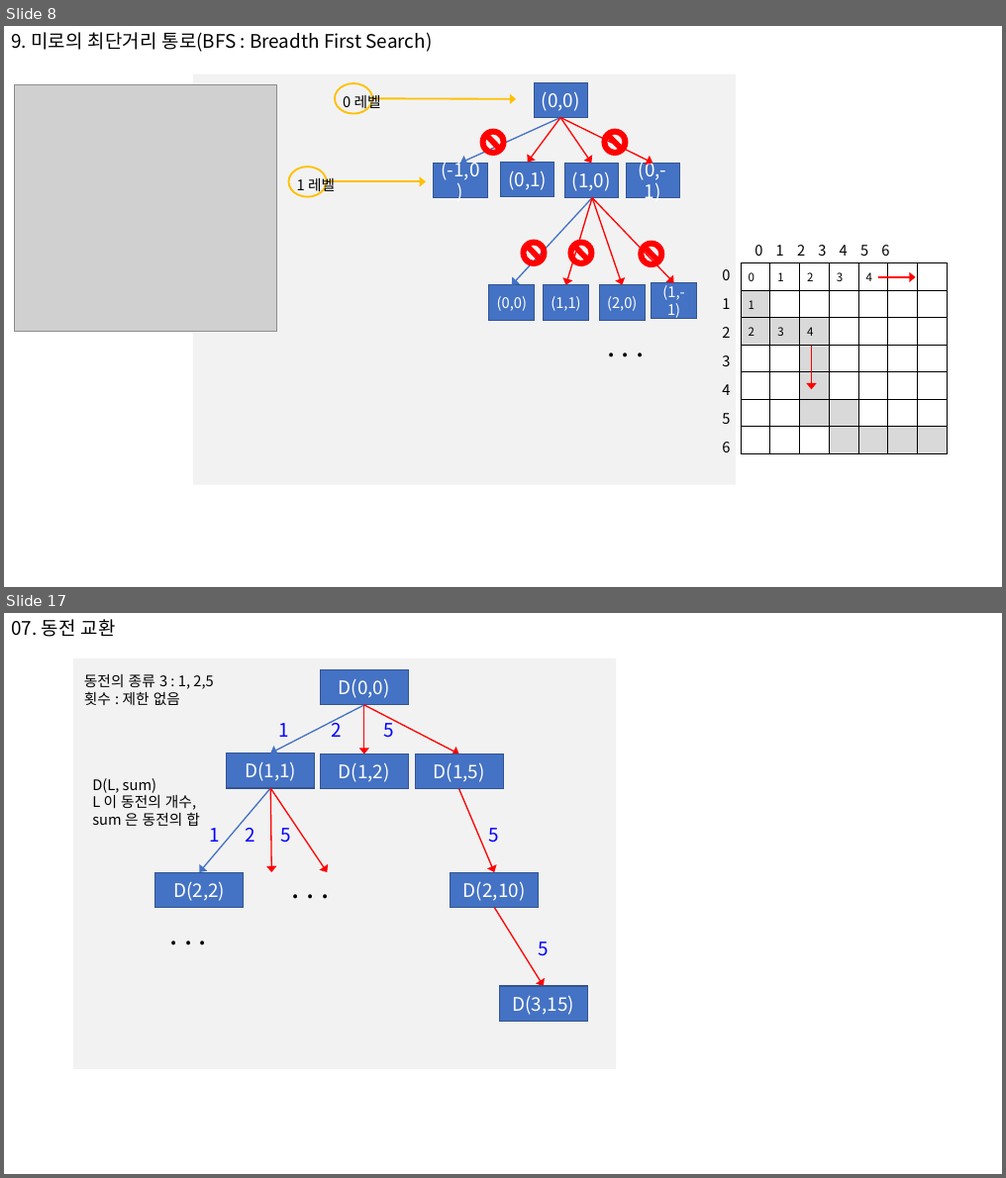
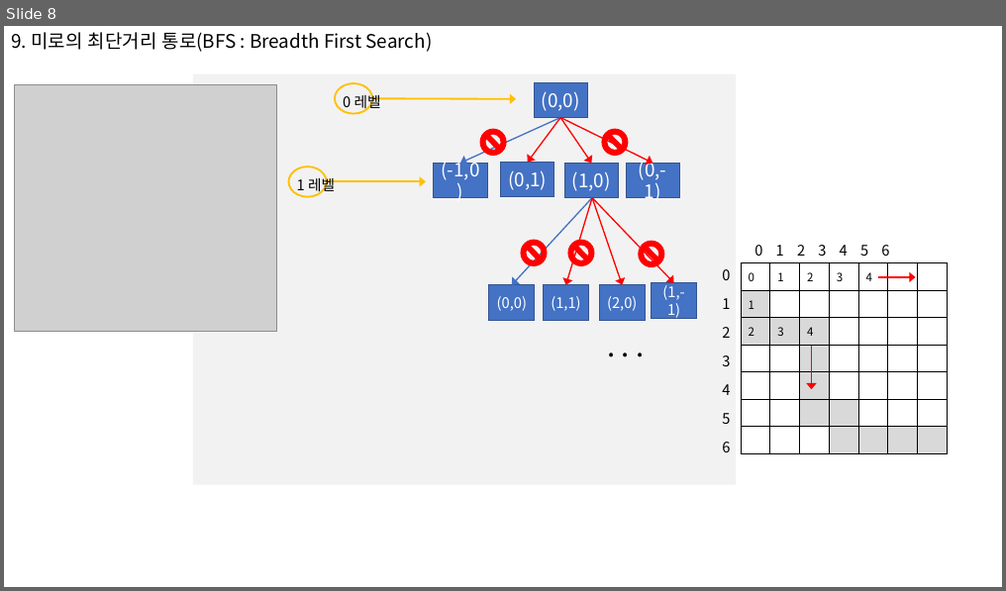
Before and after one commit to s-jinipark/pythonTest, a slide deck: inf-learn/section7/연습/인프런_코딩_section7.pptx. Shown one above the other, each under a label of ours: slides 8 and 17 before the commit, slide 8 after it; the slides between them are not shown. The pictures are 1006x1178 and 1006x591 pixels, drawn with LibreOffice and Linux fonts; fonts in the diff are those of the drawing; grey boxes stand for pictures. Boxes give left, top, right and bottom in pixels: in the first picture for what was removed or moved away, otherwise in the second. Text is boxed around its words. In the diff, an @@ line names an element or a change of style, - is before the commit and + after.

```diff
--- a/inf-learn/section7/연습/인프런_코딩_section7.pptx
+++ b/inf-learn/section7/연습/인프런_코딩_section7.pptx
@@ slide 17 removed at (x1=4, y1=613, x2=1002, y2=1174), background #FFFFFF @@
@@ text removed at (x1=11, y1=619, x2=116, y2=637) @@
-07. 동전 교환
@@ rectangle removed at (x1=73, y1=659, x2=616, y2=1069) @@
@@ rectangle removed at (x1=320, y1=669, x2=408, y2=705) @@
-D(0,0)
@@ text removed at (x1=84, y1=674, x2=213, y2=705) @@
-동전의 종류 3 : 1, 2,5
-횟수 : 제한 없음
@@ arrow removed from (364, 705) to (270, 753) @@
@@ text removed at (x1=279, y1=718, x2=393, y2=738) @@
-1 2 5
@@ arrow removed from (364, 705) to (459, 755) @@
@@ arrow removed from (364, 705) to (364, 755) @@
@@ rectangle removed at (x1=227, y1=753, x2=315, y2=788) @@
-D(1,1)
@@ rectangle removed at (x1=320, y1=755, x2=408, y2=789) @@
-D(1,2)
@@ rectangle removed at (x1=415, y1=755, x2=503, y2=789) @@
-D(1,5)
@@ text removed at (x1=92, y1=778, x2=200, y2=826) @@
-D(L, sum)
-L 이 동전의 개수,
-sum 은 동전의 합
@@ arrow removed from (270, 788) to (199, 872) @@
@@ arrow removed from (270, 788) to (328, 872) @@
@@ arrow removed from (270, 788) to (272, 872) @@
@@ arrow removed from (459, 789) to (494, 872) @@
@@ text removed at (x1=210, y1=828, x2=290, y2=843) @@
-1 2 5
@@ text removed at (x1=489, y1=828, x2=499, y2=843) @@
-5
@@ rectangle removed at (x1=155, y1=872, x2=244, y2=908) @@
-D(2,2)
@@ text removed at (x1=285, y1=866, x2=350, y2=909) @@
-. . .
@@ rectangle removed at (x1=450, y1=872, x2=539, y2=908) @@
-D(2,10)
@@ arrow removed from (494, 907) to (544, 986) @@
@@ text removed at (x1=162, y1=912, x2=228, y2=956) @@
-. . .
@@ text removed at (x1=538, y1=942, x2=548, y2=957) @@
-5
@@ rectangle removed at (x1=500, y1=986, x2=588, y2=1022) @@
-D(3,15)
```
Also in this commit, not shown: 1 slide added, 7 other slides removed, 46 other files.
